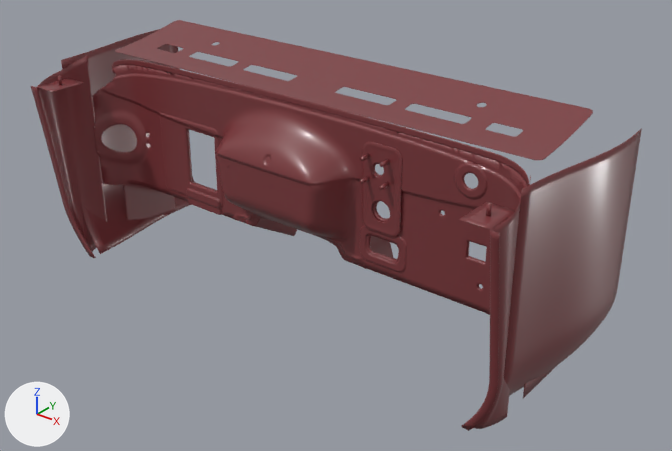
Renders of the glTF model nuke_frontend/public/models/k5-firewall.glb from each side of a commit.
Both versions are drawn from a camera (50 mm lens) standing at (1.681, -3.348, 2.075) and looking at (0.105, -1.378, 0.854). Every picture has the same lights, and +X, +Y and +Z are marked at lower left. The picture after the commit comes second. Vertices at exactly the same position are counted once.

In view in the first picture: 'booster_plate', 'cowl_plenum', 'cowl_side_L', 'cowl_side_R', 'firewall_dash', 'firewall_toe_board', 'pinch_flange'.
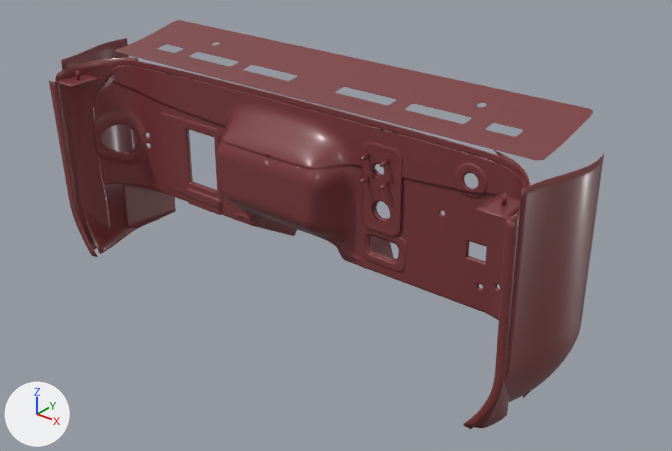
Where the change shows, as pixel boxes (x1, y1, x2, y2) in the pictures (672 x 451 px; the box of a moved part takes in the faces that stretch with it):
'firewall_dash', reshaped
    before: (93, 65, 527, 315)
    after: (93, 65, 526, 321)
'cowl_side_R', reshaped (23% narrower, 8% shorter)
    before: (459, 128, 642, 431)
    after: (463, 150, 604, 429)
'cowl_side_L', reshaped (32% narrower)
    before: (31, 29, 194, 258)
    after: (49, 38, 159, 257)
'pinch_flange', reshaped
    before: (112, 59, 529, 186)
    after: (110, 60, 526, 181)
part 1 of me_firewall_dash, moved or reshaped
    before: (93, 65, 527, 315)
    after: (93, 65, 526, 319)
part 2 of me_cowl_side_l, moved or reshaped
    before: (61, 29, 194, 254)
    after: (61, 38, 159, 254)
part 3 of me_cowl_side_l, moved or reshaped
    before: (58, 76, 62, 85)
    after: (76, 71, 80, 80)
part 4 of me_cowl_side_l, moved or reshaped
    before: (31, 56, 107, 258)
    after: (49, 57, 138, 257)
part 5 of me_cowl_side_r, moved or reshaped
    before: (504, 128, 642, 396)
    after: (504, 154, 604, 402)
part 6 of me_cowl_side_r, moved or reshaped
    before: (486, 202, 492, 216)
    after: (501, 193, 507, 206)
part 7 of me_cowl_side_r, moved or reshaped
    before: (459, 175, 531, 431)
    after: (463, 150, 530, 429)

The change, as a list of edits to the scene's bpy script:
```text
Change me_firewall_dash:
    used by ob_firewall_dash; location = (0.0, 0.0, 0.0)
    remove me_firewall_dash.from_pydata(...)  # 39560 vertices, 79164 faces; spans x -0.8..0.8, y -1.57..-1.44, z 0.79..1.23
    add me_firewall_dash.from_pydata(...)  # 39810 vertices, 79664 faces; spans x -0.8..0.8, y -1.56..-1.44, z 0.8..1.23
    me_firewall_dash part 1: 1943 vertices moved within x -0.8..0.79, y -1.56..-1.44, z 0.8..1.22; 11959 vertices removed from x -0.8..0.8, y -1.57..-1.44, z 0.79..1.23; 12209 vertices added at x -0.8..0.8, y -1.56..-1.44, z 0.8..1.23
Change me_cowl_side_l:
    used by ob_cowl_side_l; location = (0.0, 0.0, 0.0)
    remove me_cowl_side_l.from_pydata(...)  # 2293 vertices, 4568 faces; spans x -0.882..-0.732, y -1.736..-1.08, z 0.579..1.252
    add me_cowl_side_l.from_pydata(...)  # 2293 vertices, 4568 faces; spans x -0.882..-0.652, y -1.667..-1.31, z 0.579..1.252
    me_cowl_side_l part 2: the loose piece of 840 vertices spanning x -0.882..-0.743, y -1.622..-1.08, z 0.579..1.252 is scaled about its middle by (1, 0.575, 1), then moved by (0.0, -0.115, 0.0)
    me_cowl_side_l part 3: the loose piece of 32 vertices spanning x -0.778..-0.768, y -1.675..-1.665, z 1.192..1.22 is moved by (0.0, 0.068, 0.0)
    me_cowl_side_l part 4: 1107 of 2293 vertices moved; they spanned x -0.838..-0.732, y -1.736..-1.535, z 0.58..1.252 and now span x -0.838..-0.652, y -1.667..-1.45, z 0.58..1.252; mean shift (0.003, 0.027, 0.0); largest move (-0.8, -1.535, 1.252) -> (-0.652, -1.45, 1.252)
    other edits to the shape of me_cowl_side_l do not show in these pictures
Change me_cowl_side_r:
    used by ob_cowl_side_r; location = (0.0, 0.0, 0.0)
    remove me_cowl_side_r.from_pydata(...)  # 2293 vertices, 4568 faces; spans x 0.732..0.882, y -1.736..-1.08, z 0.579..1.252
    add me_cowl_side_r.from_pydata(...)  # 2293 vertices, 4568 faces; spans x 0.652..0.882, y -1.667..-1.31, z 0.579..1.252
    me_cowl_side_r part 5: the loose piece of 840 vertices spanning x 0.743..0.882, y -1.622..-1.08, z 0.579..1.252 is scaled about its middle by (1, 0.575, 1), then moved by (0.0, -0.115, 0.0)
    me_cowl_side_r part 6: the loose piece of 32 vertices spanning x 0.767..0.779, y -1.676..-1.664, z 1.191..1.221 is moved by (0.0, 0.068, 0.0)
    me_cowl_side_r part 7: 1051 of 2293 vertices moved; they spanned x 0.732..0.838, y -1.736..-1.535, z 0.58..1.252 and now span x 0.652..0.838, y -1.667..-1.45, z 0.58..1.252; mean shift (-0.002, 0.027, 0.0); largest move (0.8, -1.535, 1.252) -> (0.652, -1.45, 1.252)
    other edits to the shape of me_cowl_side_r do not show in these pictures
Change me_pinch_flange:
    used by ob_pinch_flange; location = (0.0, 0.0, 0.0)
    remove me_pinch_flange.from_pydata(...)  # 3940 vertices, 7876 faces; spans x -0.75..0.79, y -1.52..-1.45, z 1.19..1.25
    add me_pinch_flange.from_pydata(...)  # 6220 vertices, 12436 faces; spans x -0.75..0.79, y -1.52..-1.45, z 1.19..1.25
    me_pinch_flange part 8: 668 vertices moved from x -0.75..0.78, y -1.51..-1.45, z 1.2..1.25 to x -0.75..0.78, y -1.51..-1.45, z 1.21..1.25; 875 vertices removed from x -0.75..0.79, y -1.52..-1.45, z 1.19..1.25; 3155 vertices added at x -0.75..0.79, y -1.52..-1.45, z 1.19..1.25
```
